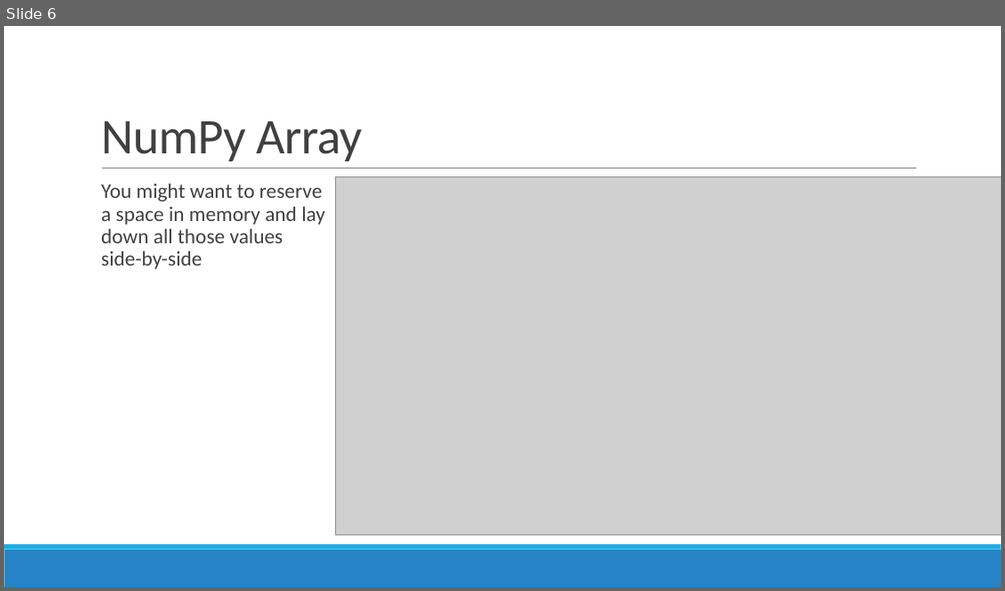
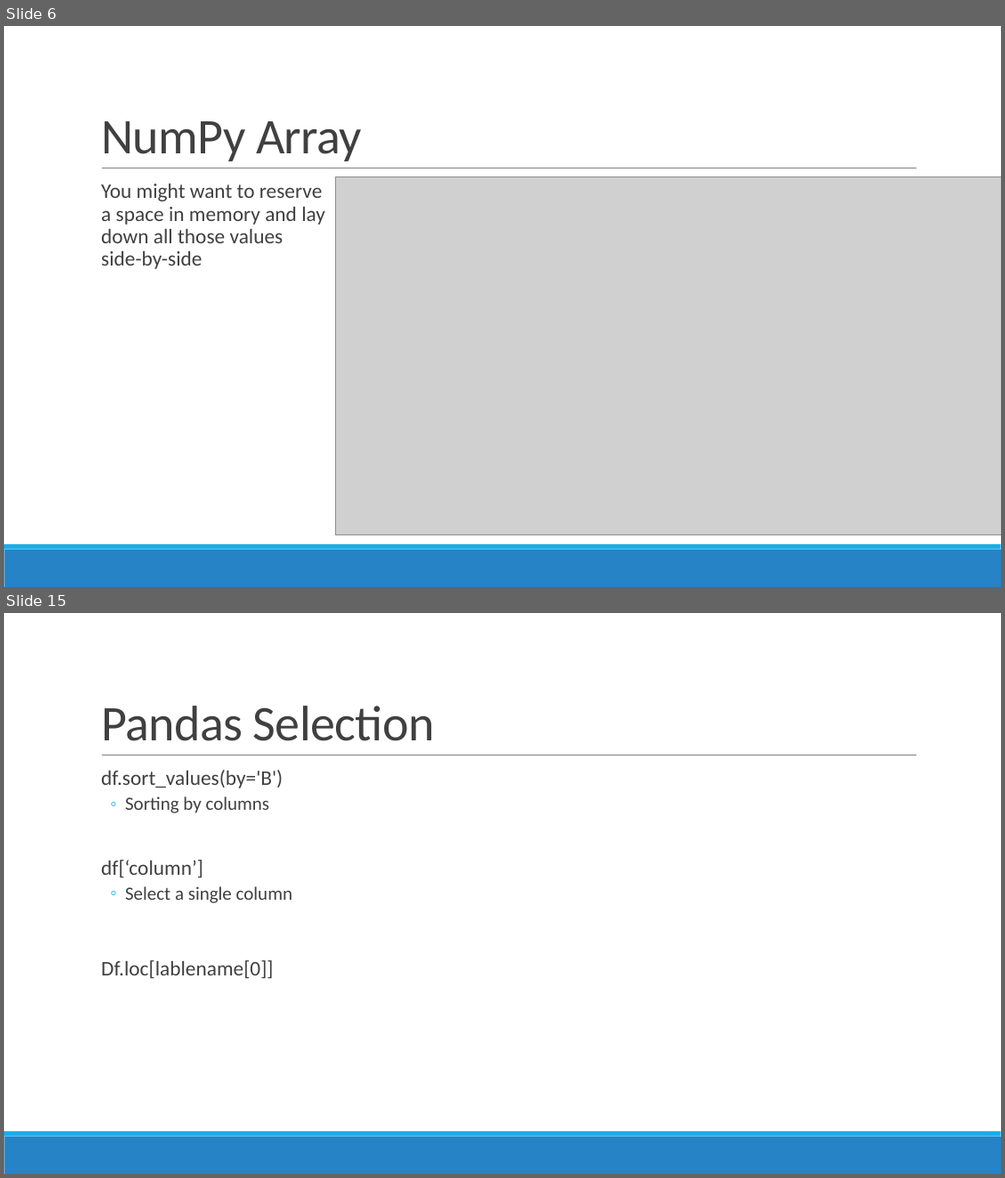
Before and after one commit to steven-king/mj583, a slide deck: class-08-numpy+pandas/numpy-pandas.pptx. Shown one above the other, each under a label of ours: slide 6 before the commit, slides 6 and 15 after it; the slides between them are not shown. The pictures are 1005x591 and 1005x1178 pixels, drawn with LibreOffice and Linux fonts; fonts in the diff are those of the drawing; grey boxes stand for pictures. Boxes give left, top, right and bottom in pixels: in the first picture for what was removed or moved away, otherwise in the second. Text is boxed around its words. In the diff, an @@ line names an element or a change of style, - is before the commit and + after.

```diff
--- a/class-08-numpy+pandas/numpy-pandas.pptx
+++ b/class-08-numpy+pandas/numpy-pandas.pptx
@@ slide 15 added at bbox=[4, 613, 1001, 1174], background #FFFFFF; not listed: 3 template elements that a slide beside it also shows @@
@@ title added at bbox=[101, 706, 435, 741], 48 pt, text #404040 @@
+Pandas Selection
@@ text added at bbox=[101, 770, 292, 978], 20 pt, text #404040 @@
+  df.sort_values(by='B')
+  ◦ Sorting by columns
+  df[‘column’]
+  ◦ Select a single column
+  Df.loc[lablename[0]]
```
Also in this commit, not shown: 8 other slides added, 2 other files.
